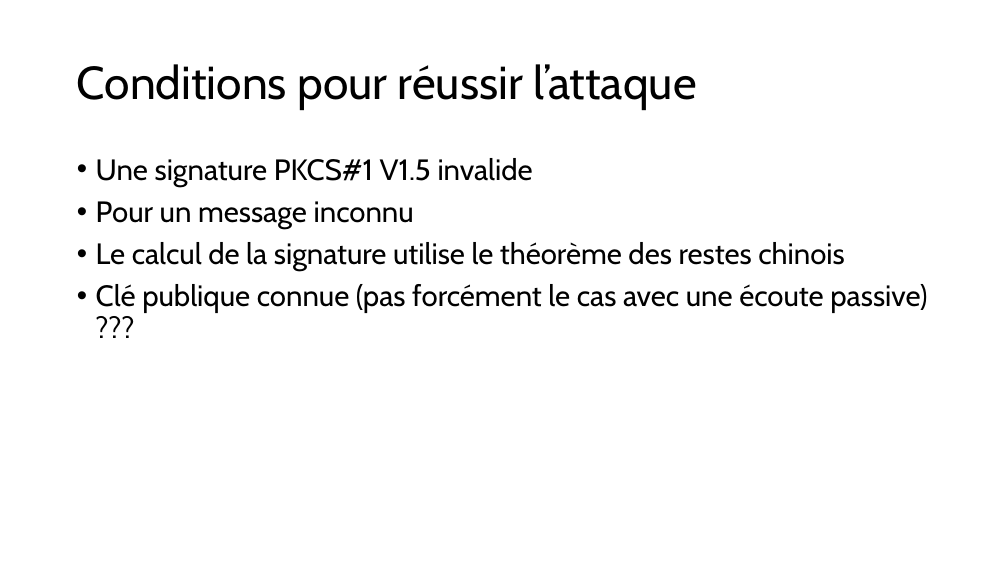
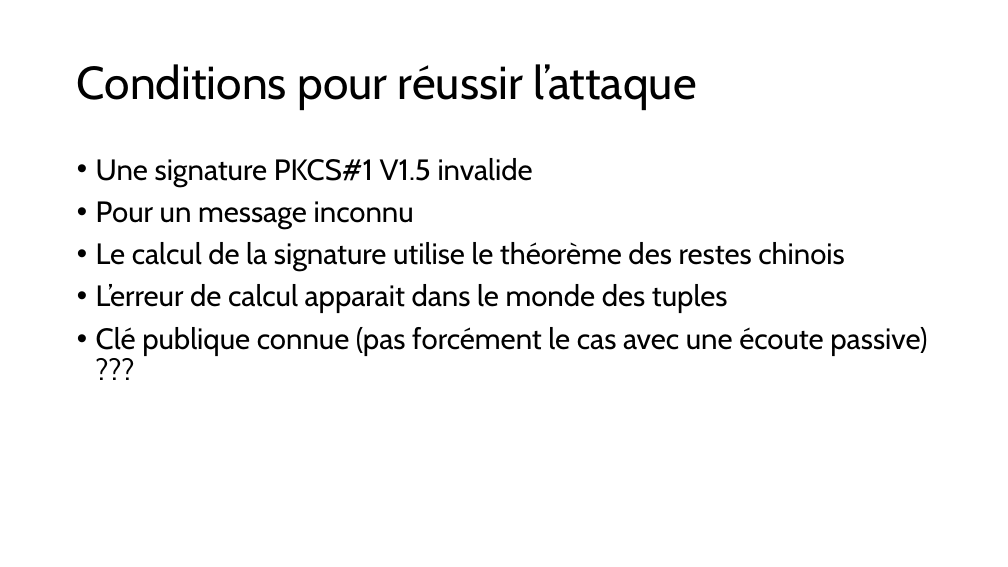
Before and after one commit to JustinFerrara14/SSE, a slide deck: slide 19 of SSELaticeAttackFerrara.pptx (slide 10 before the commit). Drawn at 1008x567 pixels with LibreOffice and Linux fonts; fonts in the diff are those of the drawing. Boxes give left, top, right and bottom in pixels: in the first picture for what was removed or moved away, otherwise in the second. Text is boxed around its words. In the diff, an @@ line names an element or a change of style, - is before the commit and + after.

```diff
--- a/SSELaticeAttackFerrara.pptx
+++ b/SSELaticeAttackFerrara.pptx
@@ text at [96,284,728,313]: paragraph added @@
+• L’erreur de calcul apparait dans le monde des tuples
```
Also in this commit, not shown: 6 other slides changed, 12 slides added, 2 slides removed, 3 other files.
